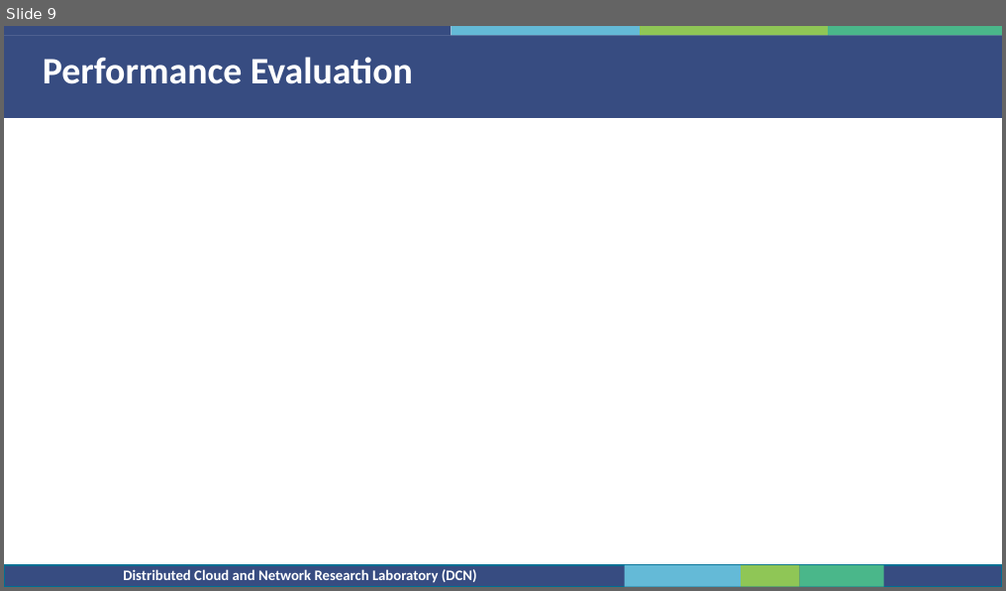
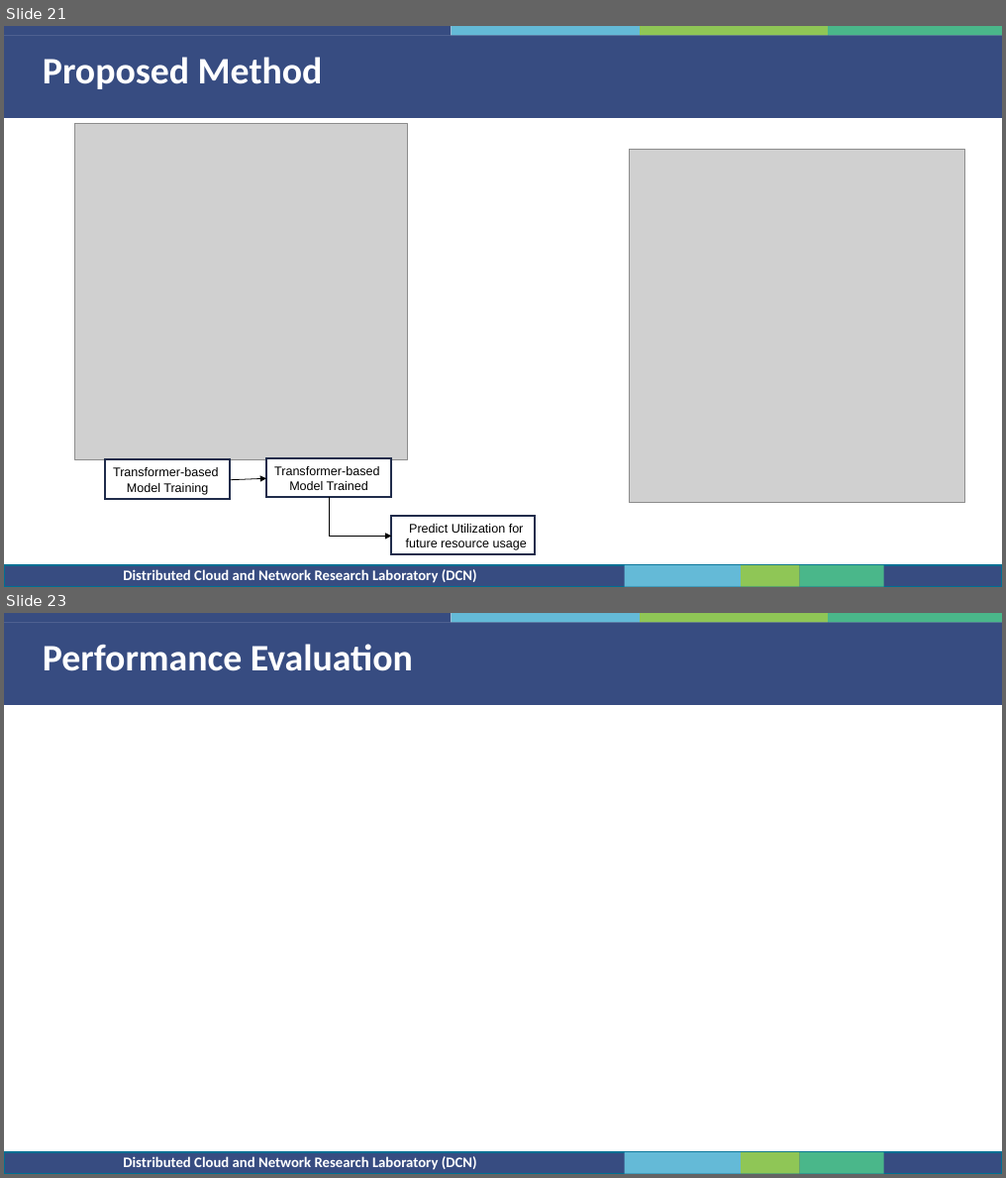
Before and after one commit to bactp/ml-class-project-20232, a slide deck: Integrated-Project.pptx. Shown one above the other, each under a label of ours: slide 9 before the commit, slides 21 and 23 after it; the slides between them are not shown. The pictures are 1006x591 and 1006x1178 pixels, drawn with LibreOffice and Linux fonts; fonts in the diff are those of the drawing; grey boxes stand for pictures; background and template pictures are left out. Boxes give left, top, right and bottom in pixels: in the first picture for what was removed or moved away, otherwise in the second. Text is boxed around its words. In the diff, an @@ line names an element or a change of style, - is before the commit and + after.

```diff
--- a/Integrated-Project.pptx
+++ b/Integrated-Project.pptx
@@ slide 21 added at [4, 26, 1002, 587], background #FFFFFF; not listed: 10 template elements that a slide beside it also shows @@
@@ text added at [43, 57, 323, 89], 36 pt, text #FFFFFF, bold @@
+Proposed Method
@@ picture added at [74, 124, 408, 461] @@
@@ picture added at [629, 149, 964, 503] @@
@@ rectangle added at [105, 461, 230, 499], fill #FFFFFF, outline #202D4B 2 pt @@
@@ text added at [113, 468, 218, 495], 12 pt, text #000000 @@
+Transformer-based
+Model Training
@@ rectangle added at [266, 459, 392, 497], fill #FFFFFF, outline #202D4B 2 pt @@
@@ text added at [274, 467, 379, 490], 12 pt, text #000000 @@
+Transformer-based
+Model Trained
@@ arrow added from (230, 480) to (266, 478), #000000 0.75 pt @@
@@ elbow arrow added from (329, 497) to (392, 537), #000000 0.75 pt @@
@@ rectangle added at [392, 516, 535, 555], fill #FFFFFF, outline #202D4B 2 pt @@
@@ text added at [406, 524, 527, 551], 12 pt, text #000000 @@
+Predict Utilization for future resource usage
@@ what was slide 9 is now slide 23 @@
```
Also in this commit, not shown: 4 slides changed, 18 other slides added, 4 slides removed.
